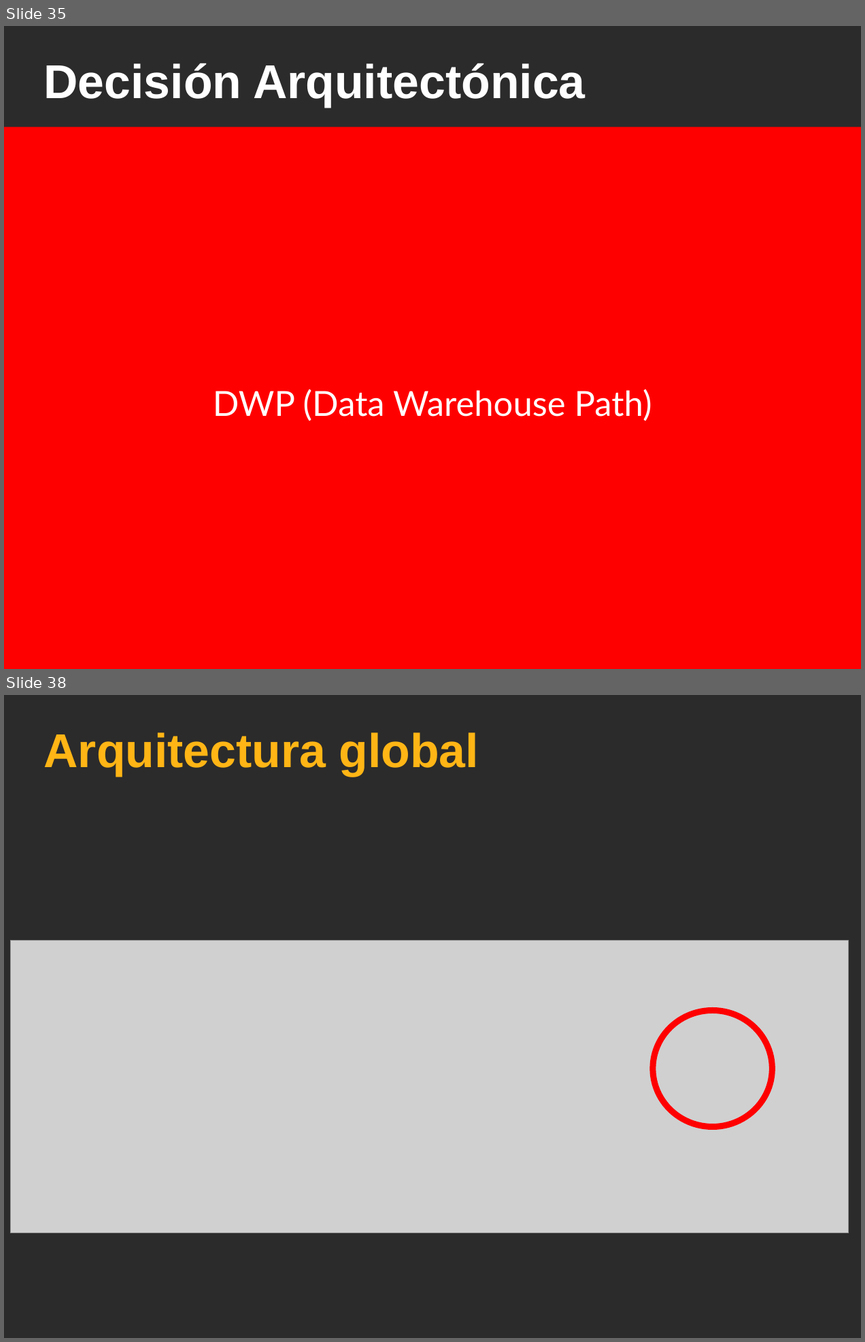
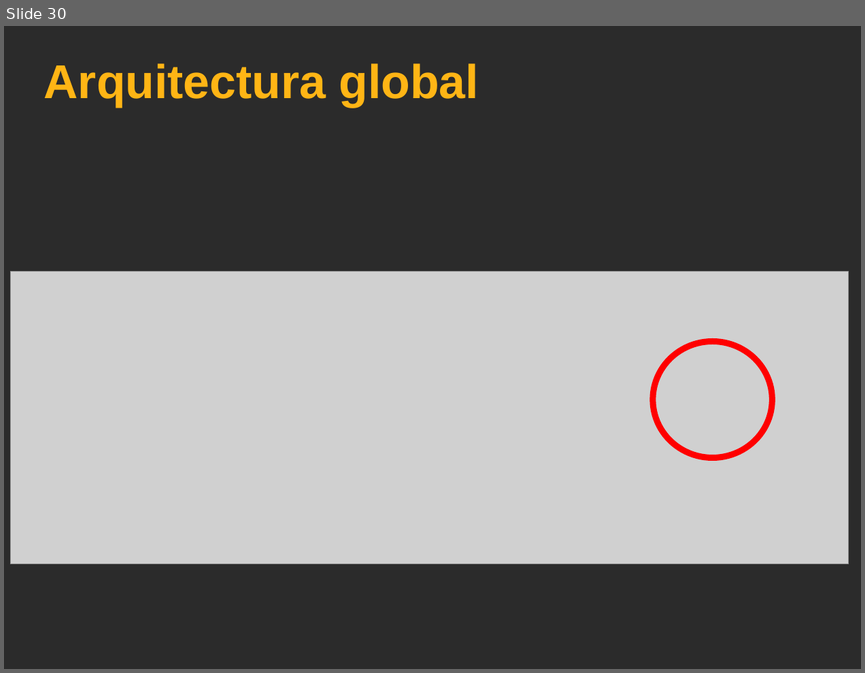
Before and after one commit to ervin45/proyectofinal, a slide deck: doc/material_para_la_catedra/presentacion_final/presentacion_final.odp. Shown one above the other, each under a label of ours: slides 35 and 38 before the commit, slide 30 after it; the slides between them are not shown. The pictures are 865x1342 and 865x673 pixels, drawn with LibreOffice and Linux fonts; fonts in the diff are those of the drawing; grey boxes stand for pictures; background and template pictures are left out; a plain dark background stands for a picture behind light text. Boxes give left, top, right and bottom in pixels: in the first picture for what was removed or moved away, otherwise in the second. Text is boxed around its words. In the diff, an @@ line names an element or a change of style, - is before the commit and + after.

```diff
--- a/doc/material_para_la_catedra/presentacion_final/presentacion_final.odp
+++ b/doc/material_para_la_catedra/presentacion_final/presentacion_final.odp
@@ slide 35 removed at [4, 26, 861, 669], background picture (left out) @@
@@ title removed at [44, 63, 585, 108] @@
-Decisión Arquitectónica
@@ rectangle removed at [4, 127, 861, 669] @@
-DWP (Data Warehouse Path)
@@ what was slide 38 is now slide 30 @@
```
Also in this commit, not shown: 4 slides changed, 7 other slides removed.
